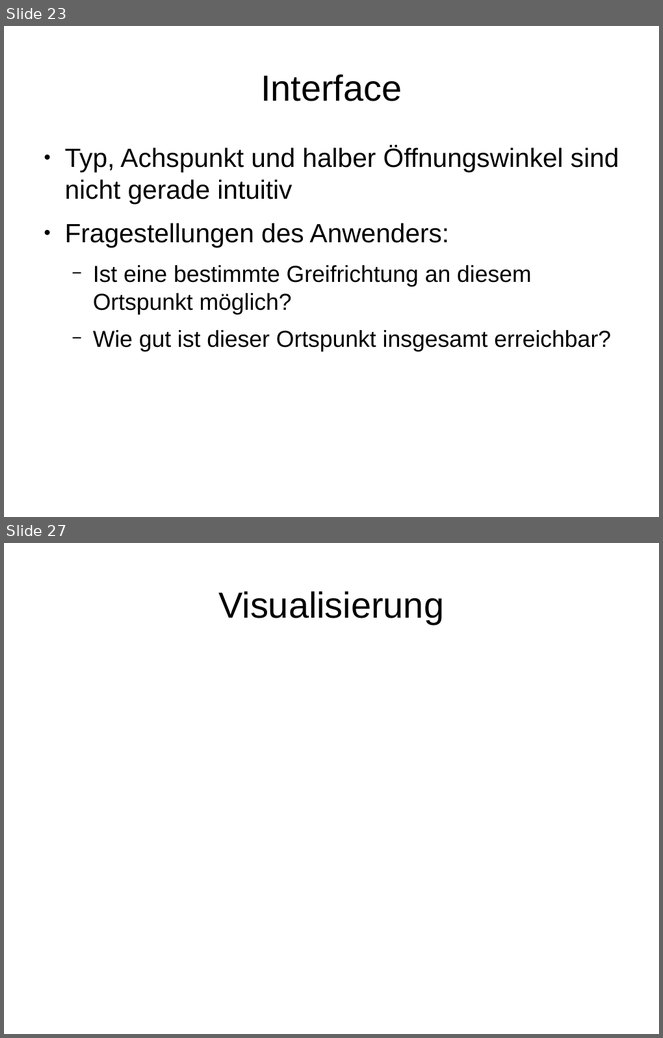
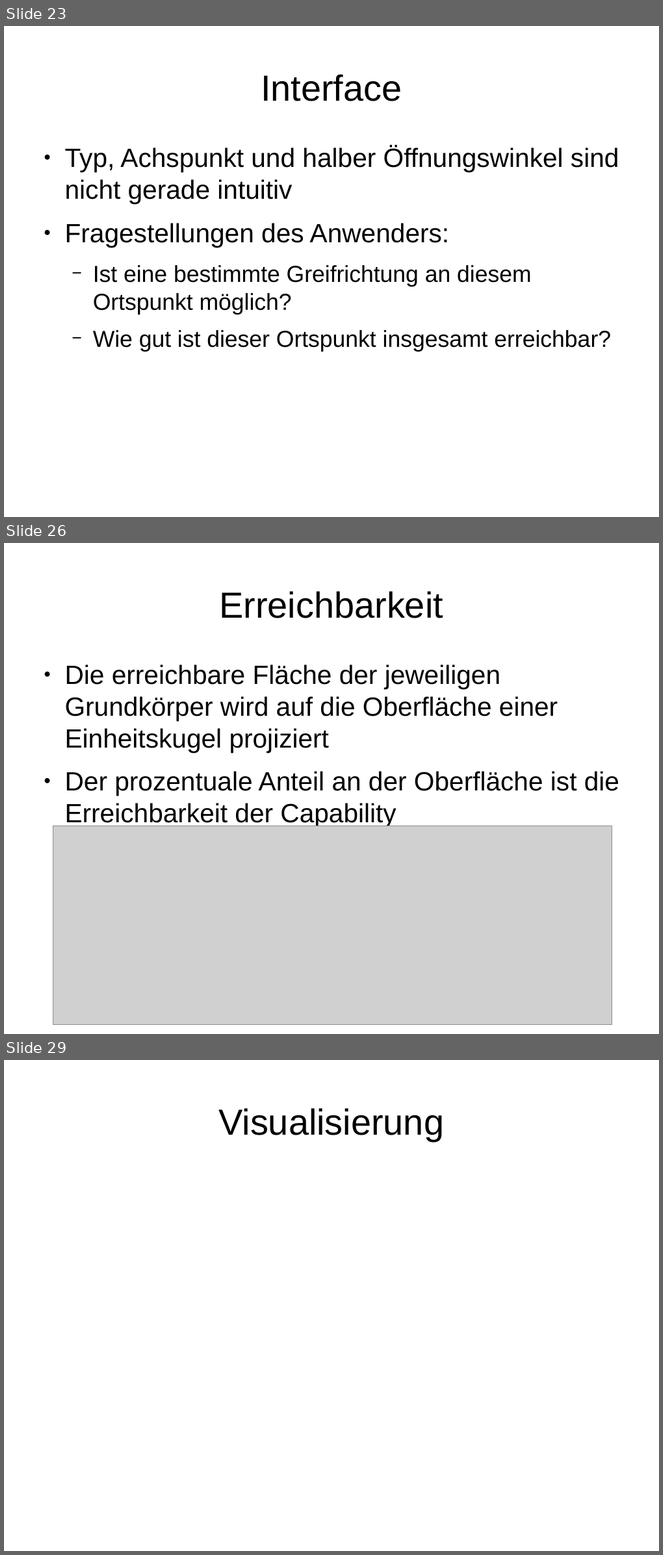
Before and after one commit to JochenKempfle/capability_map, a slide deck: Bachelorarbeit/Präsentation.odp. Shown one above the other, each under a label of ours: slides 23 and 27 before the commit, slides 23, 26 and 29 after it; the slides between them are not shown. The pictures are 663x1038 and 663x1555 pixels, drawn with LibreOffice and Linux fonts; fonts in the diff are those of the drawing; grey boxes stand for pictures. Boxes give left, top, right and bottom in pixels: in the first picture for what was removed or moved away, otherwise in the second. Text is boxed around its words. In the diff, an @@ line names an element or a change of style, - is before the commit and + after.

```diff
--- a/Bachelorarbeit/Präsentation.odp
+++ b/Bachelorarbeit/Präsentation.odp
@@ slide 26 added at <box>4,543,659,1034</box>, background #FFFFFF @@
@@ title added at <box>219,591,443,618</box>, 44 pt, text #000000 @@
+Erreichbarkeit
@@ text added at <box>65,665,620,828</box>, 32 pt, text #000000 @@
+● Die erreichbare Fläche der jeweiligen Grundkörper wird auf die Oberfläche einer Einheitskugel projiziert
+● Der prozentuale Anteil an der Oberfläche ist die Erreichbarkeit der Capability
@@ picture added at <box>53,826,612,1025</box> @@
@@ what was slide 27 is now slide 29 @@
```
Also in this commit, not shown: 4 slides changed, 4 other slides added, 3 slides removed.
